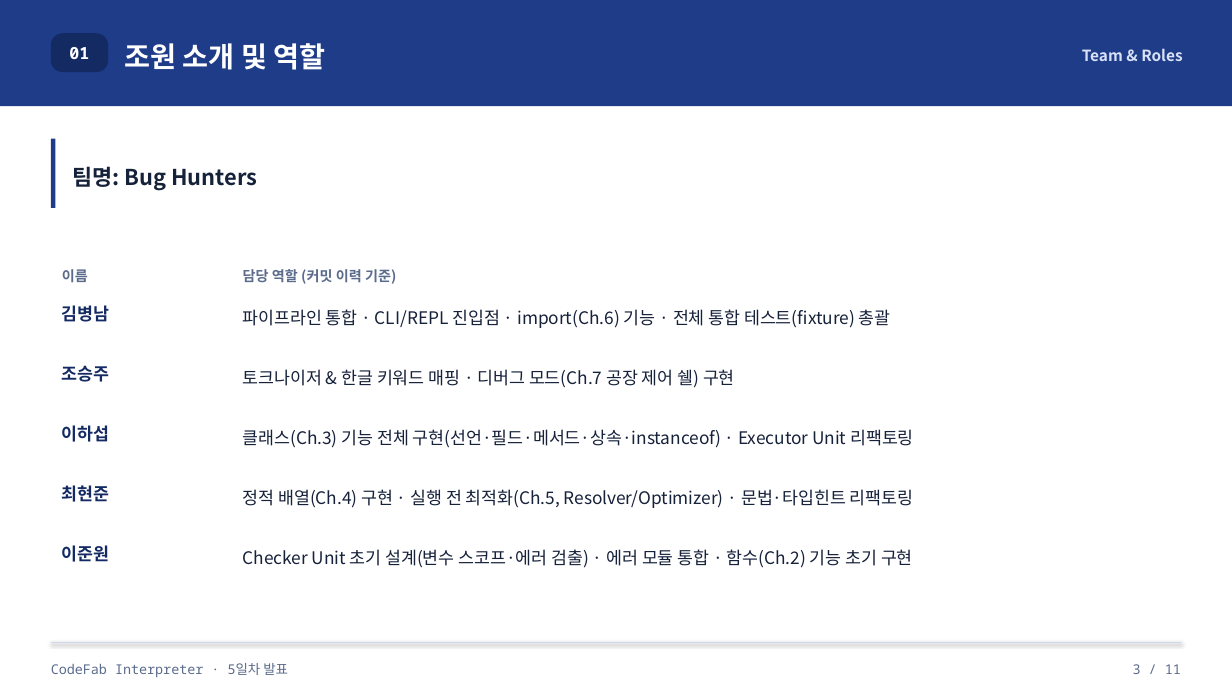
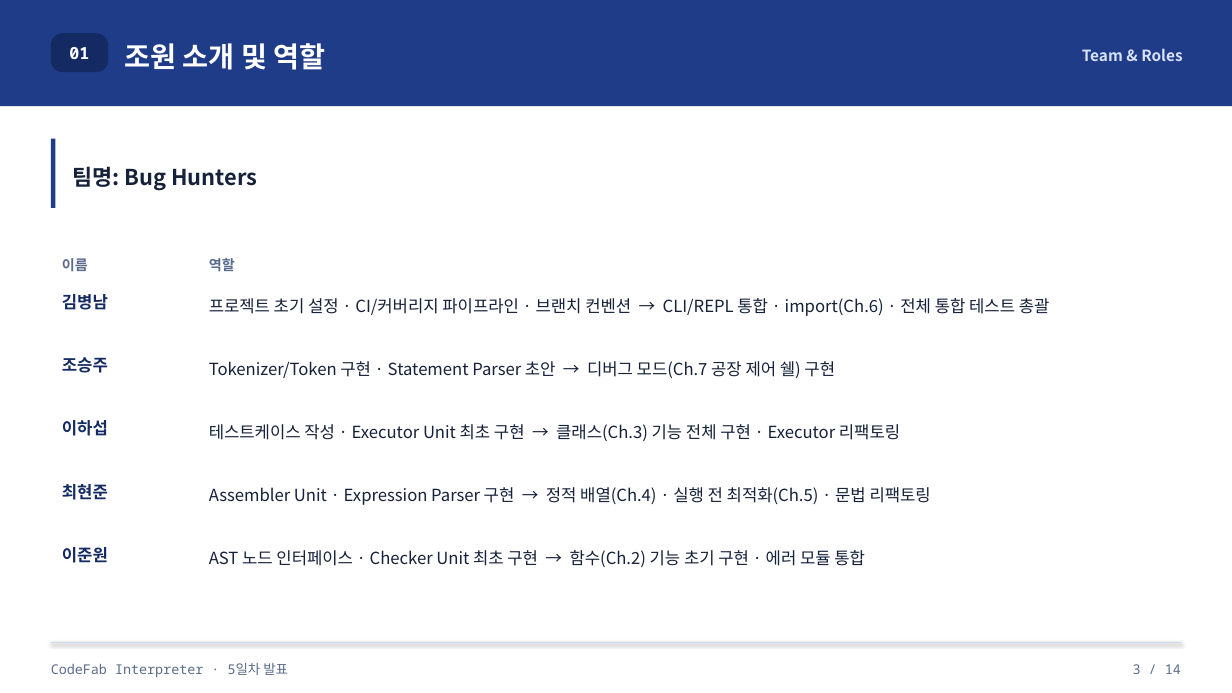
Before and after one commit to kimbyungnam/CodeFab-4, a slide deck: slide 3 of docs/CodeFab_발표자료_초안.pptx. Drawn at 1232x693 pixels with LibreOffice and Linux fonts; fonts in the diff are those of the drawing. Boxes give left, top, right and bottom in pixels: in the first picture for what was removed or moved away, otherwise in the second. Text is boxed around its words. In the diff, an @@ line names an element or a change of style, - is before the commit and + after.

Commit message:
docs: presentation 파일 수정. 아직 초안.

```diff
--- a/docs/CodeFab_발표자료_초안.pptx
+++ b/docs/CodeFab_발표자료_초안.pptx
@@ table at (x1=51, y1=217, x2=1181, y2=596) @@
-row 1, column 2: 담당 역할 (커밋 이력 기준)
+row 1, column 2: 역할
-row 2, column 2: 파이프라인 통합 · CLI/REPL 진입점 · import(Ch.6) 기능 · 전체 통합 테스트(fixture) 총괄
+row 2, column 2: 프로젝트 초기 설정 · CI/커버리지 파이프라인 · 브랜치 컨벤션 → CLI/REPL 통합 · import(Ch.6) · 전체 통합 테스트 총괄
-row 3, column 2: 토크나이저 & 한글 키워드 매핑 · 디버그 모드(Ch.7 공장 제어 쉘) 구현
+row 3, column 2: Tokenizer/Token 구현 · Statement Parser 초안 → 디버그 모드(Ch.7 공장 제어 쉘) 구현
-row 4, column 2: 클래스(Ch.3) 기능 전체 구현(선언·필드·메서드·상속·instanceof) · Executor Unit 리팩토링
+row 4, column 2: 테스트케이스 작성 · Executor Unit 최초 구현 → 클래스(Ch.3) 기능 전체 구현 · Executor 리팩토링
-row 5, column 2: 정적 배열(Ch.4) 구현 · 실행 전 최적화(Ch.5, Resolver/Optimizer) · 문법·타입힌트 리팩토링
+row 5, column 2: Assembler Unit · Expression Parser 구현 → 정적 배열(Ch.4) · 실행 전 최적화(Ch.5) · 문법 리팩토링
-row 6, column 2: Checker Unit 초기 설계(변수 스코프·에러 검출) · 에러 모듈 통합 · 함수(Ch.2) 기능 초기 구현
+row 6, column 2: AST 노드 인터페이스 · Checker Unit 최초 구현 → 함수(Ch.2) 기능 초기 구현 · 에러 모듈 통합
@@ size 13.5 to 13 pt in "김병남", "조승주", "이하섭", "최현준" and 1 more places @@
@@ table resized from (x1=51, y1=231, x2=1181, y2=592) to (x1=51, y1=217, x2=1181, y2=596) @@
@@ text at (x1=1133, y1=664, x2=1181, y2=674): text changed @@
-3 / 11
+3 / 14
```
Also in this commit, not shown: 12 other slides changed, 1 slide added.
